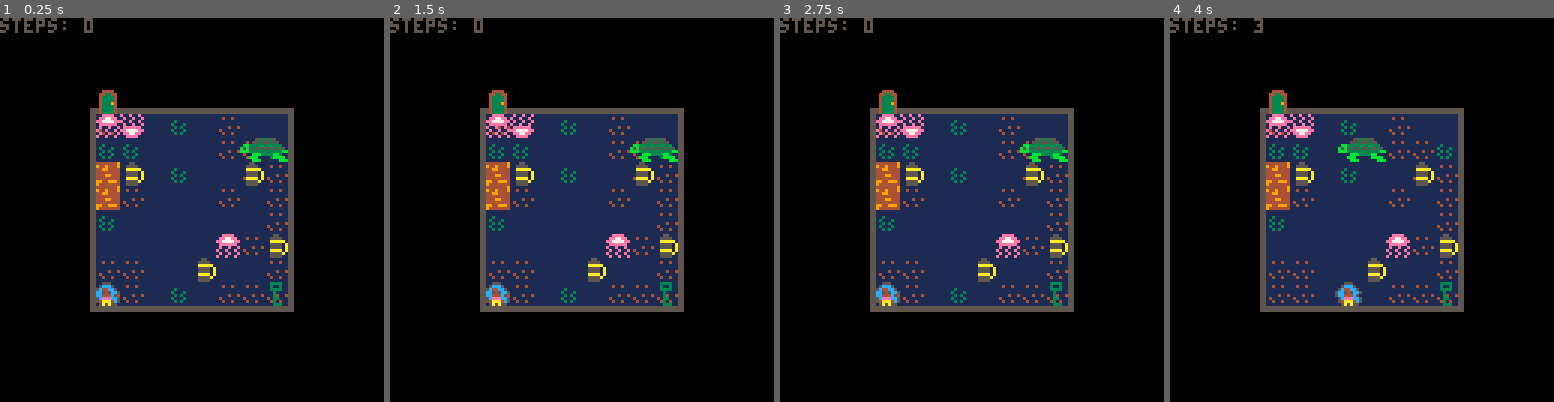
Above: before the commit, frames 1-4 (left to right).
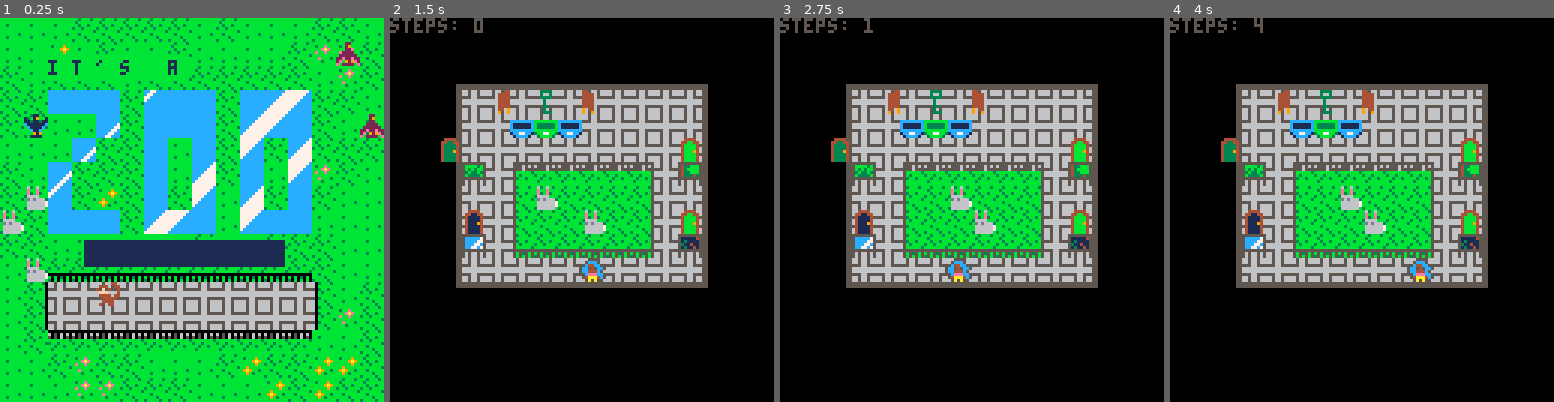
Above: after the commit, the same moments.

Repository: avalkyrie/zoo-game
Game: PICO-8 cartridge zoo.p8
The game is run twice, just before and just after one commit, with the same random seed, the same clock (stepped at 60 frames per second) and the same inputs.
Inputs:
- Up to frame 1 (0.25 s): no input
- Up to frame 2 (1.5 s): tap O (Z key) at 0.33, 0.7, 1.43 s; tap X (X key) at 1.07 s
- Up to frame 3 (2.75 s): hold Left 1.97-2.37 s; tap X (X key) at 2.07, 2.4, 2.73 s; tap O (Z key) at 2.22 s; hold Down from 2.42 s (still down)
- Up to frame 4 (4 s): release Down at 2.82 s; hold Right 2.87-3.53 s; tap X (X key) at 3.07, 3.4, 3.73 s; tap O (Z key) at 3.1, 3.98 s; hold Up from 3.58 s (still down)

The runs differ from the first frame. In frame 1, 95% of the frame differs, in the area x 0-100%, y 0-100%; in frame 2, 37%; in frame 3, 37%; in frame 4, 37%.

Commit message:
Add oxygen depletion mechanic for aquarium levels

Diff:
--- a/zoo.p8
+++ b/zoo.p8
@@ -3,7 +3,7 @@
 __lua__
 
 -- game state
-state={menu=4,lvl=4}
+state={menu=1,lvl=0}
 
 startmenu = 1
 endmenu = 3
@@ -302,6 +302,7 @@
 	player.animaldelay = 0 -- slight delay after movement before animals move
 	player.sprite = index.player
 	player.isvertical = false
+	player.oxygen = -1
 
 	player.delay = 0
 	player.delayfunc = nil
@@ -390,6 +391,7 @@
 		maprect = {0, 16, 8, 8, 4, 4}
         player.x = 1
         player.y = 8
+		player.oxygen = 6
 		exit.x = 1
 		exit.y = 0
 		exit.sprite = index.cexit
@@ -403,6 +405,7 @@
 		maprect = {24, 16, 9, 11, 3.5, 2.5}
         player.x = 5
         player.y = 1
+		player.oxygen = 6
 		exit.x = 5
 		exit.y = 0
 		exit.sprite = index.oexit
@@ -504,12 +507,12 @@
 		player.delayfunc()
 	end
 
+	pickup(player.x, player.y)
+
 	-- check for death
 	if (checkdeath()) then
 		return
 	end
-
-	pickup(player.x, player.y)
 
 	-- buffer last key press unless we were forced to slide on ice
 	local b = btnp()
@@ -571,6 +574,7 @@
 
 		if (moveplayer(dx,dy)) then
 			steps+=1
+			player.oxygen-=1
 
 			if (player.sdx == 0 and player.sdy == 0) then
 				-- didn't start sliding
@@ -701,7 +705,12 @@
 		blkmsg = nil
 	end
 		--print("steps: " .. steps .. "  [animal: " .. asteps .. "]")
-		print("steps: " .. steps)
+
+		if (player.oxygen > 0) then
+			print("steps: " .. steps .. "  [oxygen: " .. player.oxygen .. "]")
+		else
+			print("steps: " .. steps)
+		end
 
 	-- dialog box
 	--drawbox({text[4], text[5]})
@@ -1055,6 +1064,8 @@
 		sprites[x][y] = nil
 		sfx(fx)
 	end
+
+	if (s == index.tank) player.oxygen = 6
 
 	if (s == index.key or s == index.key2) then
 		exit.sprite = index.oexit
@@ -1259,6 +1270,12 @@
 
 	-- death by animal
 	if (checkanimalattack()) then
+		killplayer()
+		return true
+	end
+
+	-- death from nitrogen
+	if (player.oxygen == 0) then
 		killplayer()
 		return true
 	end
